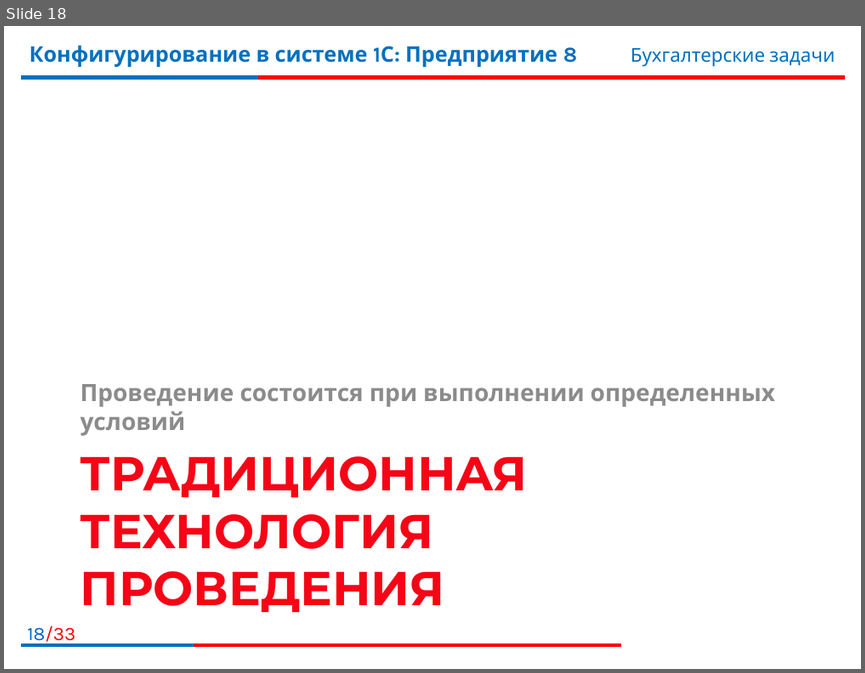
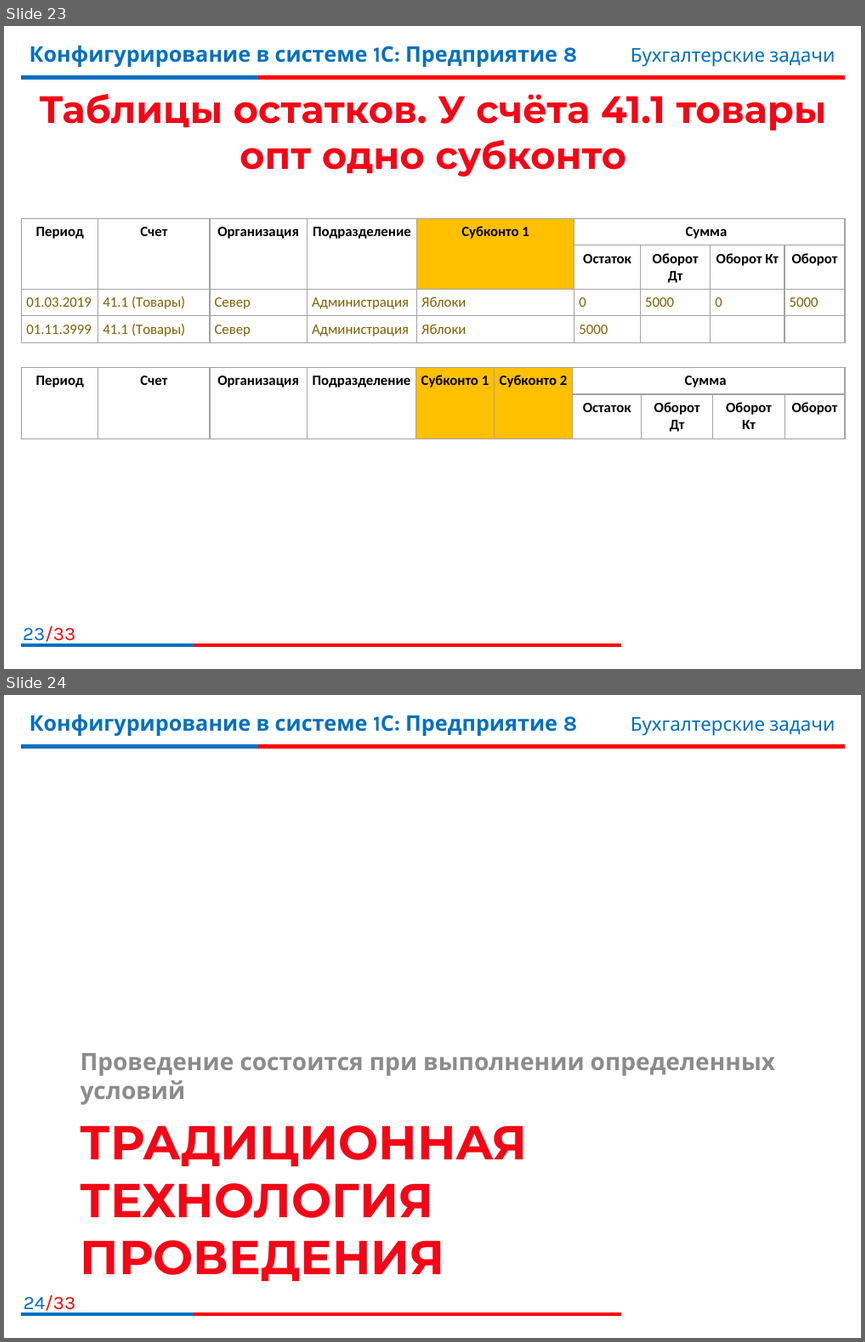
Before and after one commit to bestteacher-1c/documents_compl_kurs, a slide deck: Занятие_14/Иллюстрации_14.pptx. Shown one above the other, each under a label of ours: slide 18 before the commit, slides 23 and 24 after it. The pictures are 865x673 and 865x1342 pixels, drawn with LibreOffice and Linux fonts; fonts in the diff are those of the drawing; background and template pictures are left out. Boxes give left, top, right and bottom in pixels: in the first picture for what was removed or moved away, otherwise in the second. Text is boxed around its words. In the diff, an @@ line names an element or a change of style, - is before the commit and + after.

```diff
--- a/Занятие_14/Иллюстрации_14.pptx
+++ b/Занятие_14/Иллюстрации_14.pptx
@@ slide 23 added at (4,26,861,669), background #FFFFFF; not listed: 7 template elements that a slide beside it also shows @@
@@ title added at (39,94,827,176), 32 pt, text gradient #F50516 to #C00000, bold @@
+Таблицы остатков. У счёта 41.1 товары опт одно субконто
@@ table added at (22,219,846,342), 4 rows, 9 columns @@
+Период | Счет | Организация | Подразделение | Субконто 1 | Сумма |  |  | 
+ |  |  |  |  | Остаток | Оборот Дт | Оборот Кт | Оборот
+01.03.2019 | 41.1 (Товары) | Север | Администрация | Яблоки | 0 | 5000 | 0 | 5000
+01.11.3999 | 41.1 (Товары) | Север | Администрация | Яблоки | 5000 |  |  | 
@@ table added at (22,367,846,437), 2 rows, 10 columns @@
+Период | Счет | Организация | Подразделение | Субконто 1 | Субконто 2 | Сумма |  |  | 
+ |  |  |  |  |  | Остаток | Оборот Дт | Оборот Кт | Оборот
@@ what was slide 18 is now slide 24 @@
@@ page number at (24,1294,75,1315): text changed @@
-18/33
+24/33
```
Also in this commit, not shown: 5 other slides added, 3 other files.
